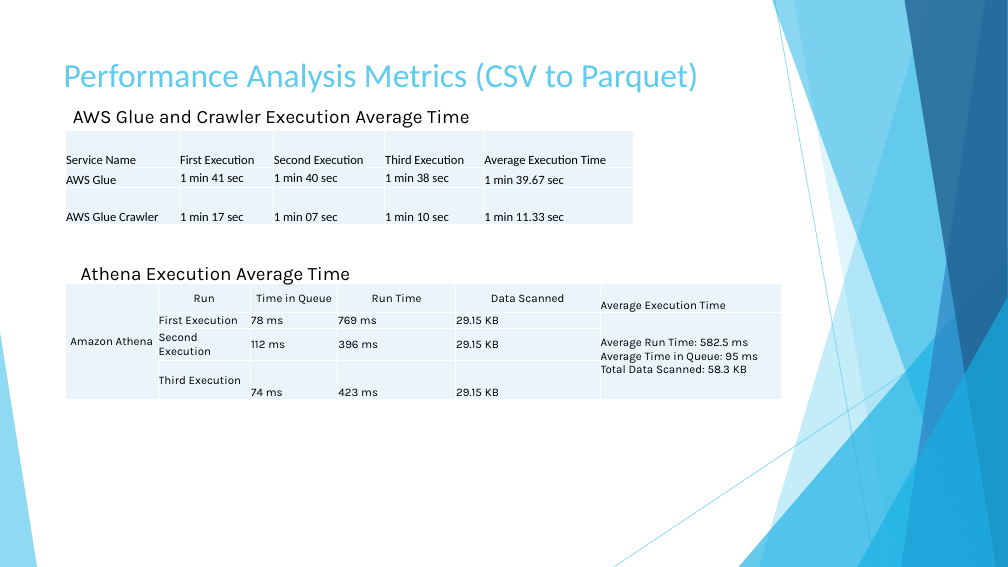
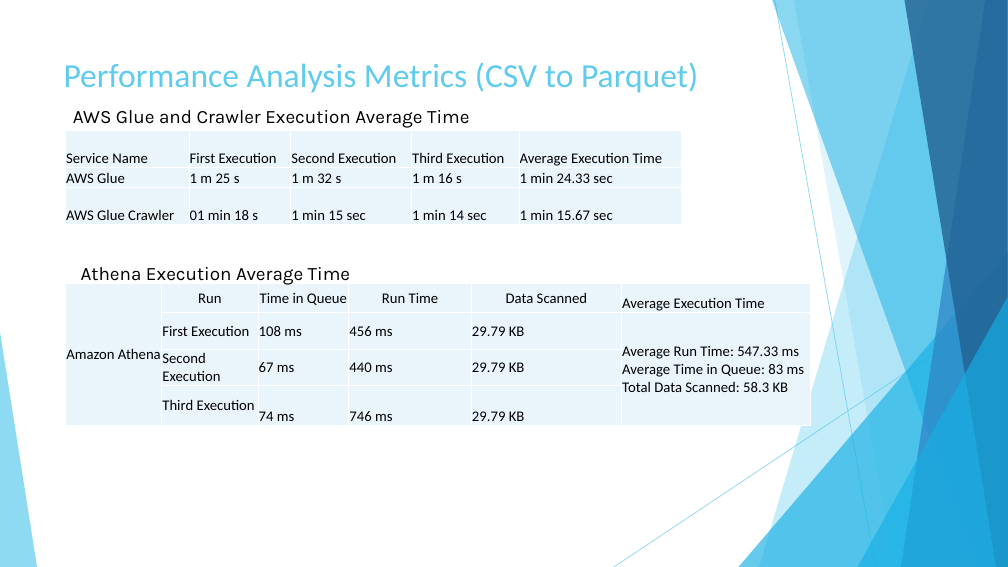
Before and after one commit to rdinesh808/Data_Lake_Construction_and_Querying_With_PySpark, a slide deck: slide 6 of Data_Lake_Construction_and_Querying_With_PySpark.pptx. Drawn at 1008x567 pixels with LibreOffice and Linux fonts; fonts in the diff are those of the drawing. Boxes give left, top, right and bottom in pixels: in the first picture for what was removed or moved away, otherwise in the second. Text is boxed around its words. In the diff, an @@ line names an element or a change of style, - is before the commit and + after.

```diff
--- a/Data_Lake_Construction_and_Querying_With_PySpark.pptx
+++ b/Data_Lake_Construction_and_Querying_With_PySpark.pptx
@@ table at (x1=66, y1=131, x2=682, y2=225) @@
-row 2: AWS Glue | 1 min 41 sec | 1 min 40 sec | 1 min 38 sec | 1 min 39.67 sec
+row 2: AWS Glue | 1 m 25 s | 1 m 32 s | 1 m 16 s | 1 min 24.33 sec
-row 3: AWS Glue Crawler | 1 min 17 sec | 1 min 07 sec | 1 min 10 sec | 1 min 11.33 sec
+row 3: AWS Glue Crawler | 01 min 18 s | 1 min 15 sec | 1 min 14 sec | 1 min 15.67 sec
@@ size 12 to 14 pt in "Service Name", "First Execution", "Second Execution", "Third Execution" and 3 more places @@
@@ table resized from (x1=66, y1=131, x2=634, y2=225) to (x1=66, y1=131, x2=682, y2=225) @@
@@ table at (x1=66, y1=284, x2=811, y2=425) @@
-row 2:  | First Execution | 78 ms | 769 ms | 29.15 KB | Average Run Time: 582.5 ms Average Time in Queue: 95 ms Total Data Scanned: 58.3 KB
+row 2:  | First Execution | 108 ms | 456 ms | 29.79 KB | Average Run Time: 547.33 ms Average Time in Queue: 83 ms Total Data Scanned: 58.3 KB
-row 3:  | Second Execution | 112 ms | 396 ms | 29.15 KB | 
+row 3:  | Second Execution | 67 ms | 440 ms | 29.79 KB | 
-row 4, column 4: 423 ms
+row 4, column 4: 746 ms
-row 4, column 5: 29.15 KB
+row 4, column 5: 29.79 KB
@@ size 11 to 14 pt, font Karla to Calibri in "Amazon Athena", "Run", "Time in Queue", "Run Time" and 6 more places @@
@@ table resized from (x1=66, y1=284, x2=781, y2=400) to (x1=66, y1=284, x2=811, y2=425) @@
```
Also in this commit, not shown: 5 other slides changed, 1 other file.
